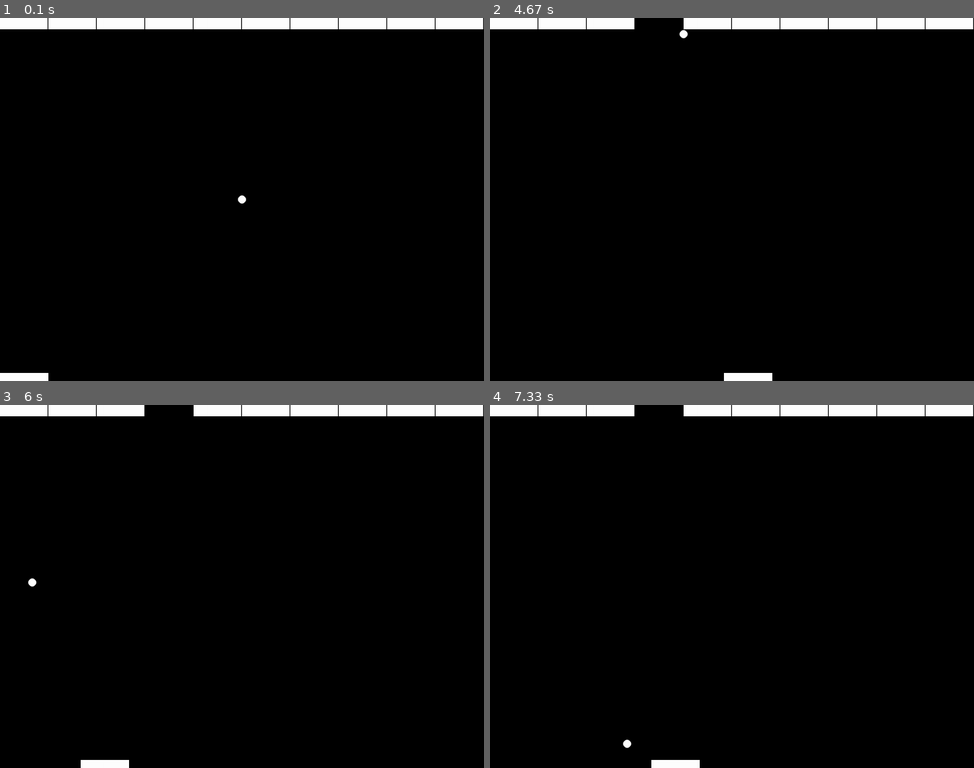
Above: before the commit, frames 1-4 (two rows, left to right).
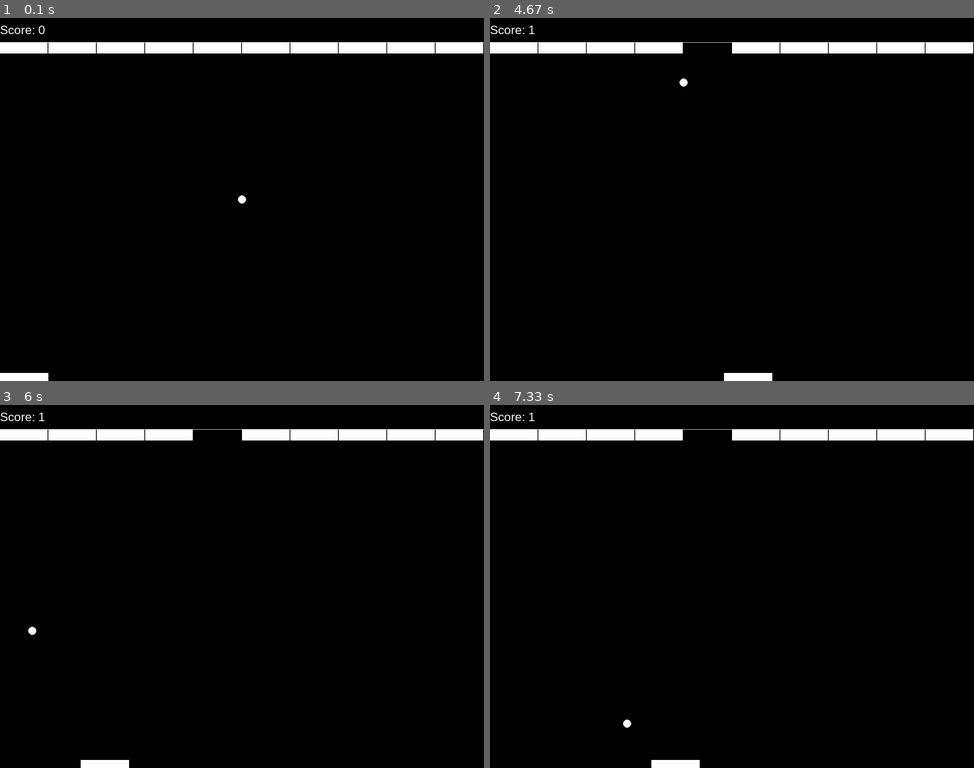
Above: after the commit, the same moments.

Repository: 1304PK/Pygame
Game: pygame game, started from brick_breakers/main.py
Two runs of this game, one before a commit and one after it. Both use one fixed random seed, a clock stepped at 60 frames per second and the inputs below.
Inputs:
- Up to frame 1 (0.1 s): no input
- Up to frame 2 (4.67 s): tap Space at 0.33, 0.73, 1.03, 1.23, 1.53, 1.73, 2.03, 2.3, 2.6, 2.73, 3.03, 3.4, 3.7, 3.9, 4.2, 4.4 s; hold D 0.67-1.13 s; hold D 1.17-1.63 s; hold A 1.67-2.2 s; hold A 2.23-2.63 s; hold D 2.67-3.3 s; hold A 3.33-3.8 s; hold D 3.83-4.3 s; hold D from 4.33 s (still down)
- Up to frame 3 (6 s): tap Space at 4.7, 4.9, 5.2, 5.47, 5.77, 5.9 s; release D at 4.8 s; hold A 4.83-5.37 s; hold A 5.4-5.8 s; hold D from 5.83 s (still down)
- Up to frame 4 (7.33 s): tap Space at 6.2, 6.57, 6.87, 7.07 s; release D at 6.47 s; hold A 6.5-6.97 s; hold D from 7 s (still down)

The runs differ from the first frame. In frame 1, 6.2% of the frame differs, in the area x 0-100%, y 0-10%; in frame 2, 5.7%; in frame 3, 5.7%; in frame 4, 5.7%.

Commit message:
Add score

Diff:
--- a/brick_breakers/main.py
+++ b/brick_breakers/main.py
@@ -11,13 +11,16 @@
 velx = 5
 vely = 5
 run = False
+font = pygame.font.SysFont('Arial', 30)
+score = 0
 
 winStatement = pygame.transform.scale(pygame.image.load('brick_breakers/Assets/win.png'), (462, 264))
 winStatement_rect = winStatement.get_rect(topleft = (width/2 - 231, 305))
 
+
 # rect = pygame.Rect(0, 0, 118, 30)
 rects = []
-for row in range(0, 1):
+for row in range(2, 3):
     for column in range(0, width, 120):
         rect = pygame.Rect(column, 30*row, 118, 28)
         rects.append(rect)
@@ -27,8 +30,9 @@
 ball = pygame.Rect(width/2-10, height/2-10, 20, 20)
 
 def collision():
-    global velx, vely, rects
-    if paddle.colliderect(ball) or ball.y < 2 or ball.y > height - 22:
+    global velx, vely, rects, score
+
+    if paddle.colliderect(ball) or ball.y < 62 or ball.y > height - 22:
         vely *= -1
     elif ball.x < 2 or ball.x > width-22:
         velx *= -1
@@ -40,6 +44,8 @@
             elif velx < 0 and ball.bottom < rect.bottom:
                 velx *= -1
             vely *= -1
+            score += 1
+            print(score)
             rects.remove(rect)
 
 
@@ -47,6 +53,7 @@
 running = True
 while running:
     # clock.tick(180)
+    score_text = font.render(f"Score: {score}", True, (255, 255, 255))
     for event in pygame.event.get():
         if event.type == pygame.QUIT:
             running = False
@@ -71,6 +78,8 @@
         pygame.draw.rect(screen, (255, 255, 255), rect)
     pygame.draw.rect(screen, (255, 255, 255), paddle)
     pygame.draw.circle(screen, (255, 255, 255), ball.center, 10)
+    pygame.draw.line(screen, (255, 255, 255), (0, 60), (width, 60))
+    screen.blit(score_text, (0, 12))
     if len(rects) == 0:
         screen.blit(winStatement, winStatement_rect)
         velx, vely = 0, 0
